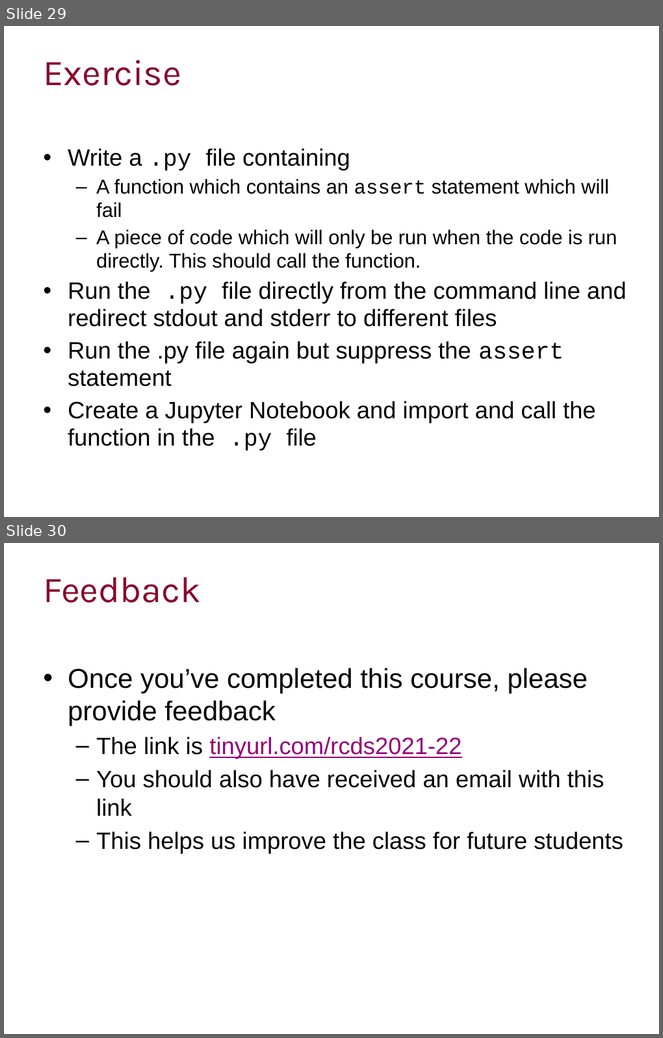
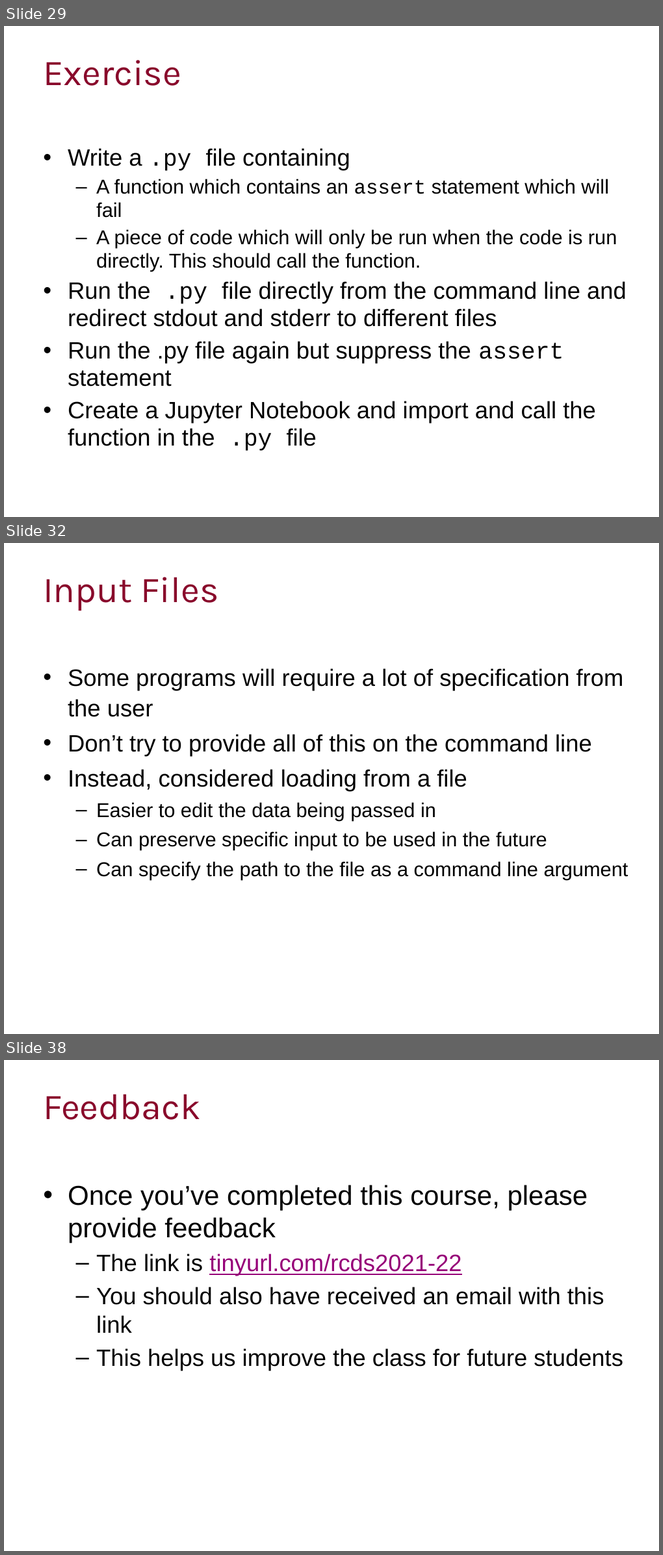
Before and after one commit to ImperialCollegeLondon/RCDS-managing-and-running-python-effectively, a slide deck: Managing and Running Python Effectively.pptx. Shown one above the other, each under a label of ours: slides 29 and 30 before the commit, slides 29, 32 and 38 after it; the slides between them are not shown. The pictures are 663x1038 and 663x1555 pixels, drawn with LibreOffice and Linux fonts; fonts in the diff are those of the drawing; background and template pictures are left out. Boxes give left, top, right and bottom in pixels: in the first picture for what was removed or moved away, otherwise in the second. Text is boxed around its words. In the diff, an @@ line names an element or a change of style, - is before the commit and + after.

Commit message:
Command line exercises

```diff
--- a/Managing and Running Python Effectively.pptx
+++ b/Managing and Running Python Effectively.pptx
@@ slide 32 added at (4, 543, 659, 1034), background #FFFFFF @@
@@ title added at (43, 577, 219, 611), 40 pt, text #89092B @@
+Input Files
@@ text added at (68, 668, 629, 880), 26 pt, text #000000 @@
+• Some programs will require a lot of specification from the user
+• Don’t try to provide all of this on the command line
+• Instead, considered loading from a file
+  – Easier to edit the data being passed in
+  – Can preserve specific input to be used in the future
+  – Can specify the path to the file as a command line argument
@@ what was slide 30 is now slide 38 @@
```
Also in this commit, not shown: 7 slides changed, 7 other slides added, 5 other files.
